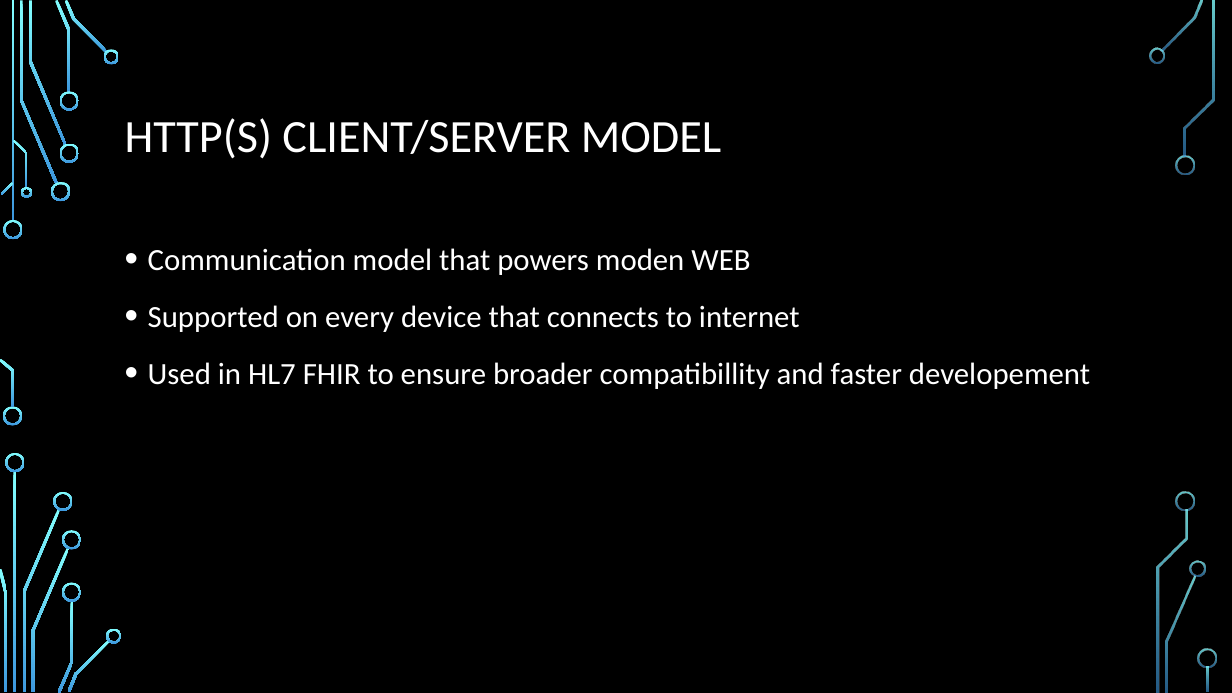
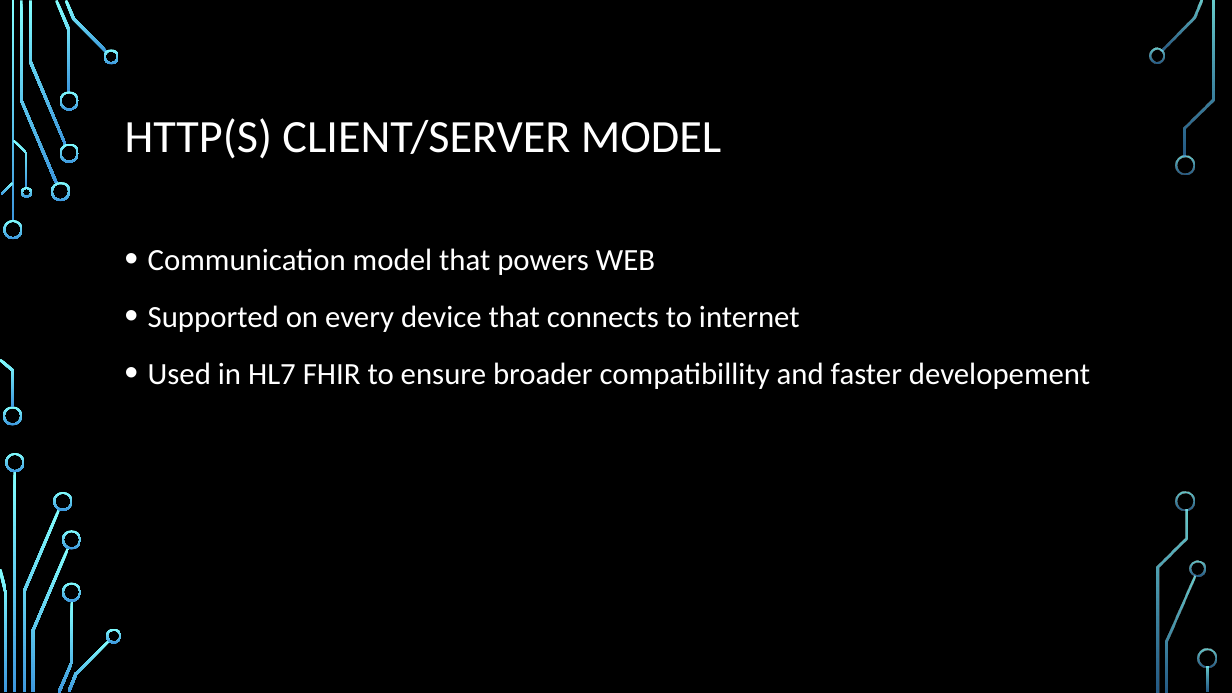
Before and after one commit to afriscic/InteroperabillityShowcase, a slide deck: slide 4 of Interoperability - vitrual.pptx. Drawn at 1232x693 pixels with LibreOffice and Linux fonts; fonts in the diff are those of the drawing; background and template pictures are left out. Boxes give left, top, right and bottom in pixels: in the first picture for what was removed or moved away, otherwise in the second. Text is boxed around its words. In the diff, an @@ line names an element or a change of style, - is before the commit and + after.

```diff
--- a/Interoperability - vitrual.pptx
+++ b/Interoperability - vitrual.pptx
@@ text at (x1=148, y1=248, x2=655, y2=275): text changed @@
-• Communication model that powers moden WEB
+• Communication model that powers WEB
```
Also in this commit, not shown: 3 other slides changed.
